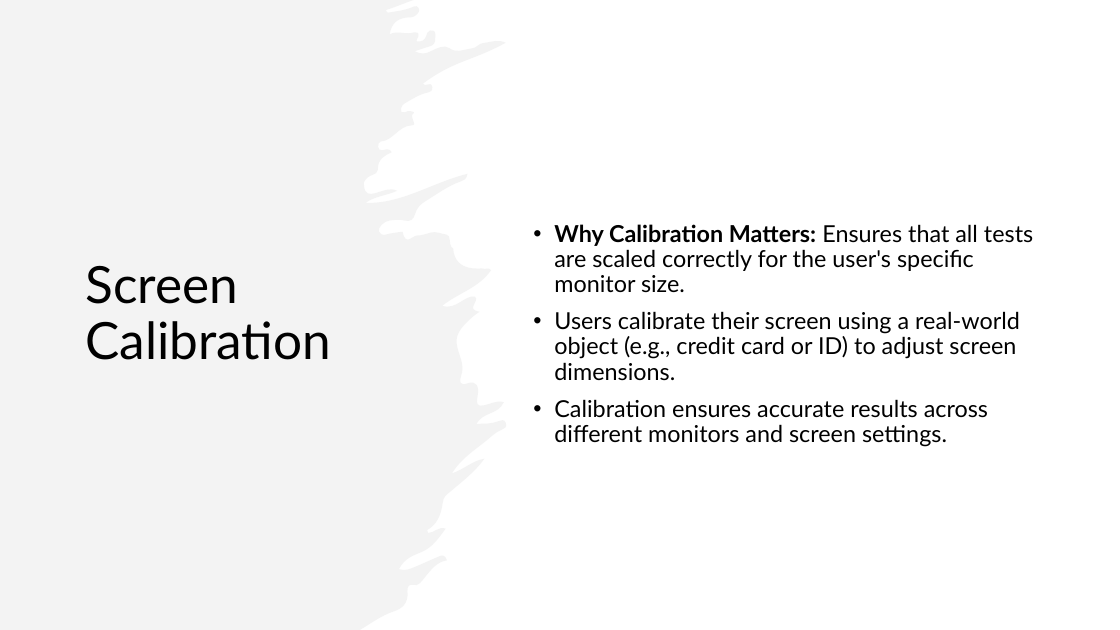
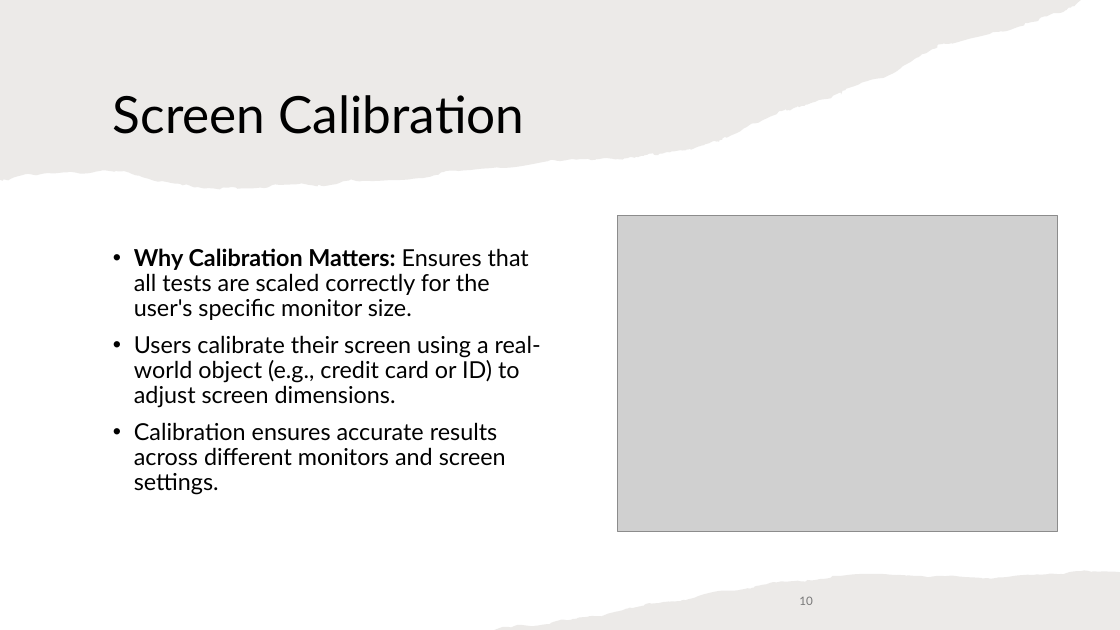
Before and after one commit to TameerAmer/Capstone-Project, a slide deck: slide 10 of OptiVision.pptx. Drawn at 1120x630 pixels with LibreOffice and Linux fonts; fonts in the diff are those of the drawing; grey boxes stand for pictures. Boxes give left, top, right and bottom in pixels: in the first picture for what was removed or moved away, otherwise in the second. Text is boxed around its words. In the diff, an @@ line names an element or a change of style, - is before the commit and + after.

```diff
--- a/OptiVision.pptx
+++ b/OptiVision.pptx
@@ freeform shape removed at (0, 0, 507, 630) @@
@@ freeform shape added at (0, 0, 1081, 189), fill #82766A at 15% opacity @@
@@ title "Screen Calibration" rewrapped from (85, 265, 331, 360) to (113, 95, 525, 134) @@
@@ text "Why Calibration Matters: Ensures that ...": place and size @@
-text "Why Calibration Matters: Ensures that ..." at (554, 224, 1033, 447)
+text "Why Calibration Matters: Ensures that ..." at (134, 248, 541, 495)
@@ text "Why Calibration Matters: Ensures that ..." at (134, 248, 541, 495): vertical alignment middle to top @@
@@ picture added at (618, 215, 1058, 531) @@
@@ freeform shape added at (495, 571, 1120, 630), fill #82766A at 15% opacity @@
@@ page number added at (799, 596, 812, 605), 10 pt, text #797979 @@
+10
```
Also in this commit, not shown: 19 other slides changed.
